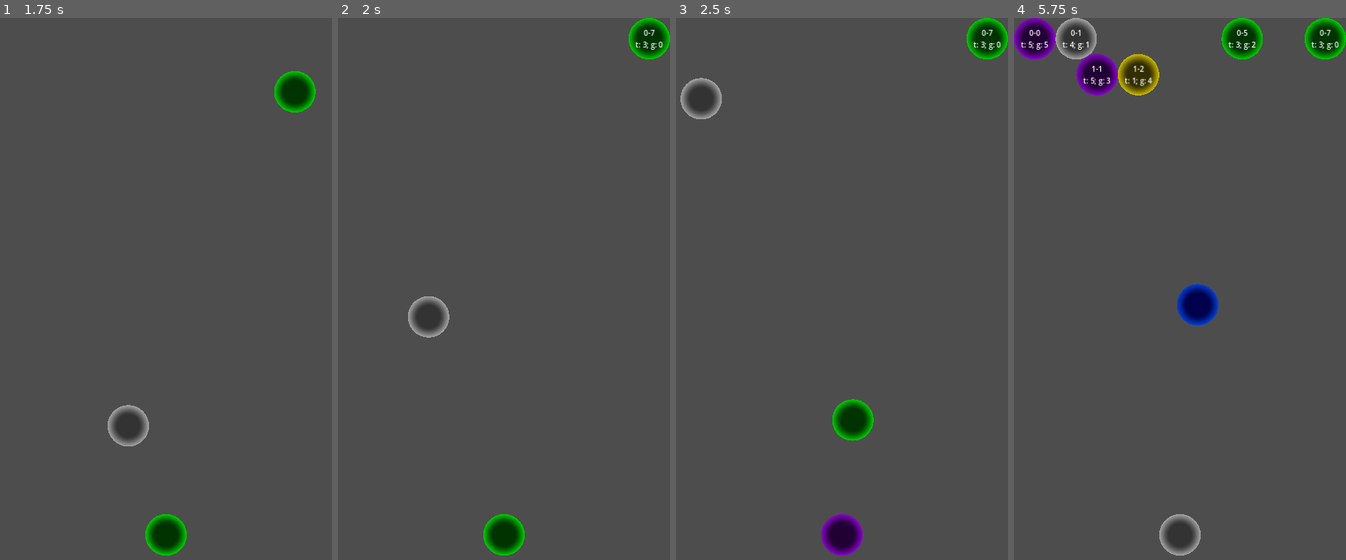
Above: before the commit, frames 1-4 (left to right).
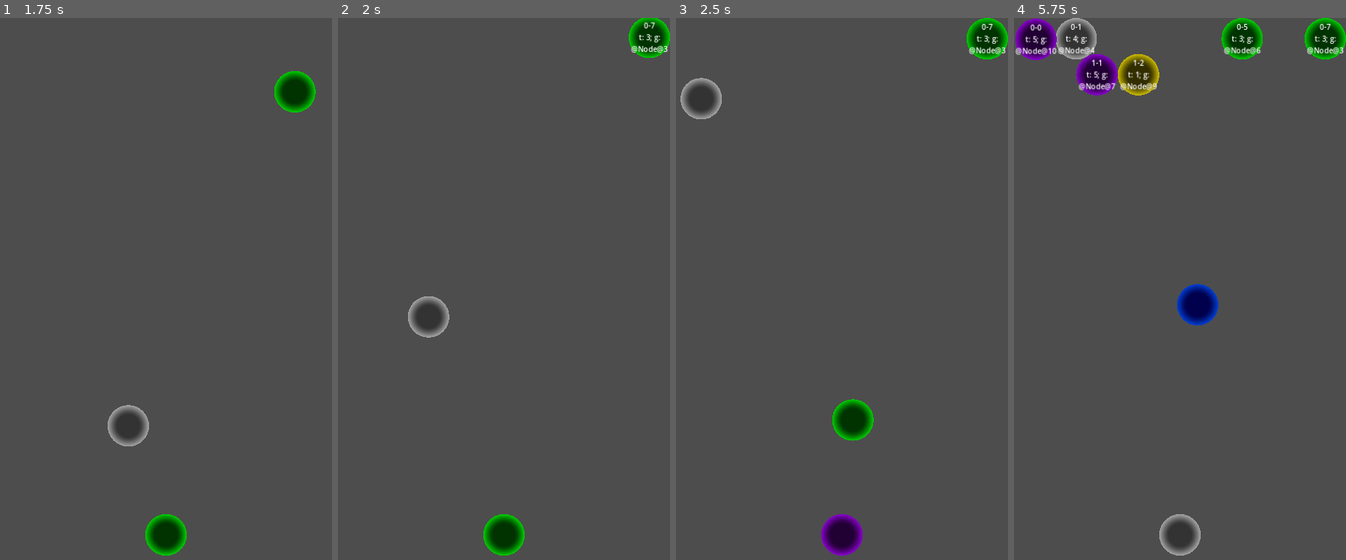
Above: after the commit, the same moments.

Repository: sntg-p/godot-puzzleb
Game: Godot game, scene res://main.tscn
Two runs of this game, one before a commit and one after it. Both use one fixed random seed, a clock stepped at 60 frames per second and the inputs below.
Inputs (mouse positions are in pixels of both pictures, inside the frame that each line leads up to):
- Up to frame 1 (1.75 s): tap Enter at 0.5 s; move the mouse to (239, 283) at 0.52 s; click (239, 283) at 0.67 s; move the mouse to (99, 343) at 1.27 s; click (99, 343) at 1.42 s
- Up to frame 2 (2 s): no input
- Up to frame 3 (2.5 s): move the mouse to (875, 186) at 2.02 s; click (875, 186) at 2.17 s
- Up to frame 4 (5.75 s): move the mouse to (1163, 429) at 2.77 s; click (1163, 429) at 2.92 s; move the mouse to (1279, 402) at 3.52 s; click (1279, 402) at 3.67 s; move the mouse to (1080, 223) at 4.27 s; click (1080, 223) at 4.42 s; move the mouse to (1196, 310) at 5.02 s; click (1196, 310) at 5.17 s

Frame 1 is identical in both runs. In frame 2, 0.3% of the frame differs, in the area x 87-100%, y 0-8%; in frame 3, 0.2%; in frame 4, 1.5%, in the area x 0-100%, y 0-14%.

Commit message:
refactor bubble spawn, animations

Diff:
--- a/main.gd
+++ b/main.gd
@@ -7,7 +7,8 @@
 
 
 var bubbles = {}
-var bubbleGroups: Array[BubbleGroup] = []
+#var bubbleGroups: Array[BubbleGroup] = []
+#var bubble_groups: int = 0
 
 var _current_types = {}
 
@@ -27,23 +28,14 @@
 	return bubblesRow.get(indexInRow)
 
 
-func new_group(type: int) -> BubbleGroup:
-	var group = BubbleGroup.new(type)
-	group.name = "BubbleGroup_%s" % [bubbleGroups.size()]
-	bubbleGroups.push_back(group)
-	return group
-
-
 func new_bubble(row: int, indexInRow: int, type: int, origin: Vector2 = Vector2.ZERO) -> Bubble:
 	var bubble: Bubble = bubble_scenes[type].instantiate()
 
 	var position = Bubble.calculate_position(row, indexInRow)
 	if origin != Vector2.ZERO:
-		bubble.animate_spawn(origin, position)
+		bubble.animate_spawn(origin, position, get_tree().create_tween())
 	else:
 		bubble.position = position
-
-	#bubble.position = position
 
 	bubble.type = type
 	bubble.row = row
@@ -58,10 +50,10 @@
 	return bubble
 
 
-func remove_bubble(bubble: Bubble):
+func _remove_bubble(bubble: Bubble):
 	if has_bubble(bubble.row, bubble.indexInRow):
 		var bubblesRow: Dictionary = bubbles[bubble.row]
-		print('removing bubble %s-%s' % [bubble.row, bubble.indexInRow])
+		#print('removing bubble %s-%s' % [bubble.row, bubble.indexInRow])
 		bubblesRow.erase(bubble.indexInRow)
 		assert(
 			_current_types[bubble.type] > 0,
@@ -70,14 +62,39 @@
 		_current_types[bubble.type] -= 1
 
 
+func spawn_bubble(row: int, indexInRow: int, type: int, origin = Vector2.ZERO, defer_group_add = true):
+	var neighbor_indexes = Bubble.get_neighbor_indexes(row, indexInRow)
+	var neighbor_list: Array[Bubble] = []
+
+	for index in neighbor_indexes:
+		var bubble = get_bubble(index[0], index[1])
+		if bubble: neighbor_list.push_back(bubble)
+
+	var group = Bubble.find_or_create_group(neighbor_list, type)
+	if group:
+		print('spawning bubble at %s-%s' % [row, indexInRow])
+		#group.enable_count_checking = true
+		var bubble = new_bubble(row, indexInRow, type, origin)
+		if group.get_parent() != self:
+			add_child(group)
+
+		if defer_group_add:
+			var add_to_group = func ():
+				group.add_child(bubble)
+				group.check_count()
+
+			add_to_group.call_deferred()
+		else:
+			group.add_child(bubble)
+
+
 func remove_group(group: BubbleGroup):
 	var children = group.get_children()
-	for child in children:
-		assert(child is Bubble)
-		remove_bubble(child)
+	for child: Bubble in children:
+		_remove_bubble(child)
 
-	print('freeing group %s' % [group.name])
-	group.queue_free()
+	print('destroying group %s' % [group.name])
+	group.destroy()
 
 
 func get_random_bubble_type():
@@ -120,58 +137,11 @@
 		var isOdd = row % 2
 		bubbles[row] = {}
 
-		for indexInRow in range(8 - isOdd):
+		for indexInRow in range(8):
 			var bubbleIndex = row * 8 + indexInRow;
 			var bubbleType = levelData[bubbleIndex]
+			if bubbleType == -1: continue
 
-			if bubbleType == -1:
-				continue
-
-			var bubble: Bubble = new_bubble(row, indexInRow, bubbleType)
-			var depends_on: BubbleGroup
-
-			if indexInRow > 0:
-				var leftBubble = get_bubble(row, indexInRow - 1)
-				if leftBubble.type == bubbleType:
-					leftBubble.add_sibling_bubble(bubble)
-					continue
-
-				if not bubble.is_touching_wall:
-					var leftBubbleGroup: BubbleGroup = leftBubble.get_parent()
-					if leftBubbleGroup.is_touching_wall:
-						depends_on = leftBubbleGroup
-
-			if row != 0:
-				var upLeftBubble = get_bubble(row - 1, indexInRow)
-				if upLeftBubble.type == bubbleType:
-					upLeftBubble.add_sibling_bubble(bubble)
-					continue
-
-				var upLeftBubbleGroup: BubbleGroup = upLeftBubble.get_parent()
-				if upLeftBubbleGroup.is_touching_wall:
-					depends_on = upLeftBubbleGroup
-
-				if isOdd:
-					var upRightBubble = get_bubble(row - 1, indexInRow + 1)
-					if upRightBubble.type == bubbleType:
-						upRightBubble.add_sibling_bubble(bubble)
-						continue
-
-					var upRightBubbleGroup: BubbleGroup = upRightBubble.get_parent()
-					if upRightBubbleGroup.is_touching_wall:
-						depends_on = upRightBubbleGroup
-
-			var group = new_group(bubble.type)
-			group.add_bubble(bubble)
-
-			if depends_on:
-				print('adding %s-%s as dependent of %s' % [
-					row, indexInRow, group.name
-				])
-
-				depends_on.add_dependent(group)
-
-	for group in bubbleGroups:
-		add_child(group)
+			spawn_bubble(row, indexInRow, bubbleType, Vector2.ZERO, false)
 
 	level_loaded.emit()
--- a/projectile.gd
+++ b/projectile.gd
@@ -45,70 +45,12 @@
 	position += linear_velocity * delta
 
 
-# Returns a group when possible
-func _find_or_create_group(row: int, index_in_row: int) -> BubbleGroup:
-	var neighbor_indexes = Bubble.get_neighbor_indexes(row, index_in_row)
+func _to_bubble(row: int, indexInRow: int):
+	if main.has_bubble(row, indexInRow):
+		print('bubble exists, skipping')
+		return
 
-	var neighbors = 0
-	var matches = 0
-	var matching_groups = Set.new()
-	var last_group: BubbleGroup
-
-	# find matching groups and bubbles amount
-	for bubblePosition in neighbor_indexes:
-		var bubble: Bubble = main.get_bubble(
-			bubblePosition[0], bubblePosition[1]
-		)
-
-		if !bubble: continue
-		neighbors += 1
-
-		if bubble.type == self.type:
-			print('%s-%s is of same type' % [bubble.row, bubble.indexInRow])
-			var group = bubble.get_parent()
-			if matching_groups.has(group): continue
-
-			assert(group != null, 'bubble %s-%s parent is null' % [bubble.row, bubble.indexInRow])
-			matches += group.get_child_count()
-			matching_groups.add(group)
-			last_group = group
-
-	print('%s neighbor(s), %s of same type in contact' % [neighbors, matches])
-
-	if matches >= 2:
-		for group: BubbleGroup in matching_groups.values():
-			for dependent in group.dependents.values():
-				main.remove_group(dependent)
-
-			main.remove_group(group)
-
-		return null
-
-	if matches == 0:
-		assert(!last_group)
-		last_group = main.new_group(self.type)
-
-	for group: BubbleGroup in matching_groups.values():
-		if group == last_group: continue
-
-		var children = group.get_children()
-		for child in children:
-			assert(child is Bubble)
-			last_group.add_bubble(child)
-
-		group.queue_free()
-
-	return last_group
-
-
-func _collapse(row: int, indexInRow: int):
-	var group = _find_or_create_group(row, indexInRow)
-	if group:
-		print('spawning bubble at %s-%s' % [row, indexInRow])
-		var bubble = main.new_bubble(row, indexInRow, type, position)
-		group.add_bubble(bubble)
-		main.add_child(group)
-
+	main.spawn_bubble(row, indexInRow, type, position)
 	self.queue_free()
 
 
@@ -157,11 +99,8 @@
 		row, indexInRow, collision.row, collision.indexInRow
 	])
 
-	if main.has_bubble(row, indexInRow):
-		print('bubble exists, skipping')
-		return
-
-	_collapse(row, indexInRow)
+	#_to_bubble.call_deferred(row, indexInRow)
+	_to_bubble(row, indexInRow)
 
 
 func _handle_top_wall_collision():
@@ -170,8 +109,4 @@
 
 	#print('_handle_top_wall_collision at x = %s, spawning bubble at %s-%s' % [position.x, row, index_in_row])
 
-	if main.has_bubble(row, index_in_row):
-		print('bubble exists, skipping')
-		return
-
-	_collapse(row, index_in_row)
+	_to_bubble(row, index_in_row)
--- a/scenes/bubbles/bubble.gd
+++ b/scenes/bubbles/bubble.gd
@@ -56,6 +56,12 @@
 	]
 
 
+#var _neighbor_indexes: Array
+#var neighbor_indexes: Array:
+	#get:
+		#if not _neighbor_indexes:
+			#
+
 static func calculate_position(row: int, indexInRow: int):
 	var isOdd = row % 2
 	var rowOffset = Bubble.radius * isOdd
@@ -64,43 +70,55 @@
 	return Vector2(x, y)
 
 
+# Returns a group when possible
+static func find_or_create_group(neighbor_list: Array[Bubble], type: int) -> BubbleGroup:
+	var matches = 0
+	var matching_groups = Set.new()
+	var last_group: BubbleGroup
+
+	for bubble in neighbor_list:
+		if bubble.type == type:
+			print('%s-%s is of same type' % [bubble.row, bubble.indexInRow])
+			var group = bubble.get_parent()
+			if matching_groups.has(group): continue
+
+			assert(group != null, 'bubble %s-%s parent is null' % [bubble.row, bubble.indexInRow])
+			matches += group.get_child_count()
+			matching_groups.add(group)
+			last_group = group
+
+	print('%s neighbor(s), %s of same type in contact' % [neighbor_list.size(), matches])
+
+	if not last_group:
+		return BubbleGroup.new(type)
+
+	for group: BubbleGroup in matching_groups.values():
+		if group == last_group: continue
+
+		var children = group.get_children()
+		for child in children:
+			assert(child is Bubble)
+			last_group.add_child(child)
+
+		group.queue_free()
+
+	return last_group
+
+
 func type_matches(projectile: ProjectileBubble):
 	return projectile.type == self.type
 
 
 func add_sibling_bubble(sibling: Bubble):
 	var group: BubbleGroup = get_parent()
-	group.add_bubble(sibling)
+	group.add_child(sibling)
 
 
-var _origin: Vector2
-var _target: Vector2
-var _animating: bool = false
-var _animation_progress: float = 1
-var _animation_speed = 25
-
-
-func animate_spawn(origin: Vector2, target: Vector2):
-	#print('animating bubble spawn')
-	position = origin
-	_animating = true
-	_animation_progress = 0
-	_origin = origin
-	_target = target
-
-
-func _update_animation(delta: float):
-	if not _animating: return
-
-	if _animation_progress > 1:
-		_animating = false
-		position = _target
-		return
-
-	#print('updating bubble spawn animation, progress: %s' % [_animation_progress])
-	var step = delta * _animation_speed
-	_animation_progress += step
-	position = _origin.lerp(_target, _animation_progress)
+func animate_spawn(origin: Vector2, target: Vector2, tween: Tween):
+	print('animating bubble spawn')
+	tween.tween_property(self, "position", target, .15).from(origin)
+	tween.set_trans(Tween.TRANS_EXPO)
+	pass
 
 
 func _ready() -> void:
@@ -112,7 +130,3 @@
 	$Label.text = "%s-%s\nt: %s; g: %s" % [
 		row, indexInRow, self.type, group.name.get_slice('_', 1)
 	]
-
-
-func _process(delta: float) -> void:
-	_update_animation(delta)
--- a/scenes/bubbles/bubble_group.gd
+++ b/scenes/bubbles/bubble_group.gd
@@ -1,7 +1,7 @@
 class_name BubbleGroup extends Node
 
+
 var type = -1
-
 
 var is_touching_wall: bool:
 	get:
@@ -15,6 +15,8 @@
 var dependents: Set:
 	get: return _dependents
 
+@onready var main: Main = get_node('/root/Main')
+
 
 func add_dependent(group: BubbleGroup) -> void:
 	_dependents.add(group)
@@ -24,16 +26,21 @@
 	self.type = type
 
 
-func add_bubble(bubble: Bubble, check_count: bool = false) -> void:
-	if check_count and get_child_count() >= 2:
-		print('get_child_count() >= 2, freeing group')
-		var main: Main = get_node('/root/Main')
-		for it in get_children():
-			var bubbleRow: Dictionary = main.bubbles[it.row]
-			bubbleRow.erase(it.indexInRow)
+func check_count():
+	var count = get_child_count()
+	print('group child count: %s' % [count])
+	if count >= 3:
+		#for dependent in dependents.values():
+			#main.remove_group(dependent)
 
-		queue_free()
-		return
+		main.remove_group(self)
 
 
-	add_child(bubble)
+func destroy():
+	var tween = create_tween()
+
+	var children = get_children()
+	for child: Bubble in children:
+		tween.parallel().tween_property(child, "scale", Vector2.ZERO, .15).set_trans(Tween.TRANS_BACK)
+
+	tween.tween_callback(self.queue_free)
